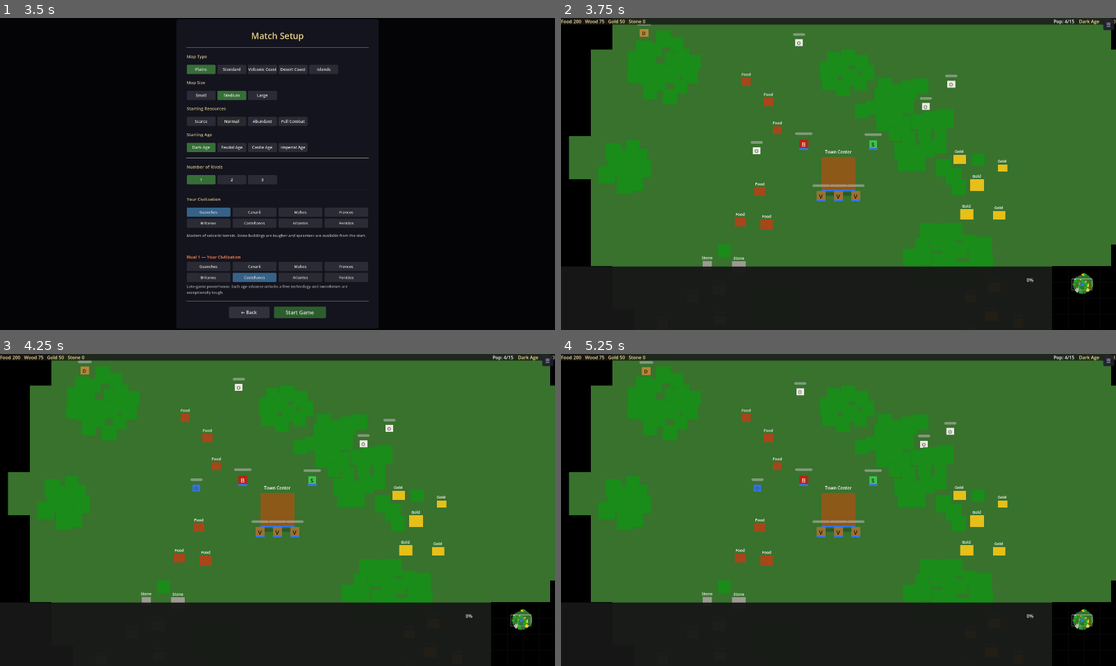
Above: before the commit, frames 1-4 (two rows, left to right).
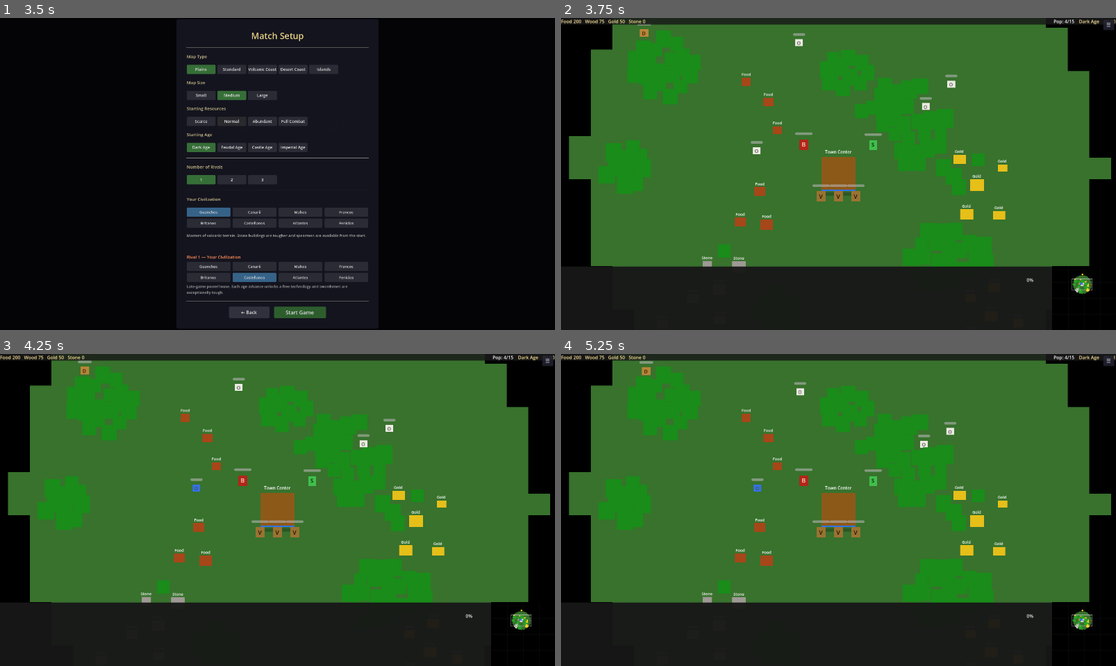
Above: after the commit, the same moments.

Repository: enrimr/rts-game-godot
Game: Godot game, scene res://scenes/game/main_menu.tscn
The game is run twice, just before and just after one commit, with the same random seed, the same clock (stepped at 60 frames per second) and the same inputs.
Inputs:
- Up to frame 1 (3.5 s): click "Play" at 0.5 s; click "Play" at 1.25 s; click "Normal" at 2 s; click "Normal" at 2.75 s
- Up to frame 2 (3.75 s): click "Start Game" at 3.5 s
- Up to frame 3 (4.25 s): no input
- Up to frame 4 (5.25 s): click "☰" at 4.25 s; click "Resume" at 5 s

Frame 1 is identical in both runs. In frame 2, 4.1% of the frame differs, in the area x 42-100%, y 2-88%; in frame 3, 4.1%; in frame 4, 4.1%.
Error after the commit: Parse Error: Could not resolve class "UnitBase". (res://scripts/units/villager.gd:1)

Commit message:
Add Move and Attack Move buttons for units and animals
- Move [M]: activates pending mode, next left-click issues a move order
- Attack Move [A]: activates pending mode, click moves units and they
  auto-attack any enemy spotted en route (attack_move_active flag in UnitBase)
- Both buttons appear on villager, military unit, and hero action bars
- Animals (sheep) get a Move-only button when owned; no attack button
- Pending action highlighted on the button, cancelled on right-click or
  selection change; confirmed with a fading ring indicator on the map
- Added ACTION_MOVE_TO and ACTION_ATTACK_MOVE translation keys

Co-Authored-By: Claude Sonnet 4.6 <noreply@anthropic.com>

Diff:
--- a/project/assets/translations/translations.csv
+++ b/project/assets/translations/translations.csv
@@ -30,6 +30,8 @@
 ACTION_FOOD,Food,Comida
 ACTION_BUILD,Build,Construir
 ACTION_STOP,Stop,Parar
+ACTION_MOVE_TO,Move,Mover
+ACTION_ATTACK_MOVE,Attack Move,Atacar-Mover
 ACTION_DESTROY,Destroy,Destruir
 ACTION_BACK,← Back,← Volver
 ACTION_HOUSE,House\n25W,Casa\n25M
--- a/project/scripts/game/game_world.gd
+++ b/project/scripts/game/game_world.gd
@@ -84,6 +84,9 @@
 var _ghost: Node2D = null
 var _ghost_rotation: float = 0.0
 
+# Pending action waiting for a map click ("move_to" or "attack_move")
+var _pending_action: String = ""
+
 # Drag-select rectangle overlay
 var _drag_overlay: Node2D = null
 
@@ -139,6 +142,8 @@
 
 	hud.action_requested.connect(_on_action_requested)
 	hud.follow_requested.connect(toggle_follow)
+	hud.pending_action_started.connect(func(id: String) -> void: _pending_action = id)
+	hud.pending_action_cancelled.connect(func() -> void: _pending_action = "")
 	EventBus.unit_spawned.connect(_on_unit_spawned)
 	EventBus.building_destroyed.connect(_on_building_destroyed_check_victory)
 	EventBus.minimap_move_order.connect(func(p: Vector2) -> void:
@@ -303,6 +308,18 @@
 		draw_rect(drag_rect, Color(0.3, 0.85, 0.3, 0.18), true)
 		draw_rect(drag_rect, Color(0.3, 0.85, 0.3, 0.75), false, 1.5)
 
+class _FlashMarker extends Node2D:
+	var flash_color: Color = Color.WHITE
+	var flash_t: float = 0.0:
+		set(v):
+			flash_t = v
+			queue_redraw()
+	func _draw() -> void:
+		var radius: float = 10.0 + flash_t * 10.0
+		var alpha: float = (1.0 - flash_t) * 0.85
+		draw_arc(Vector2.ZERO, radius, 0.0, TAU, 24,
+			Color(flash_color.r, flash_color.g, flash_color.b, alpha), 2.0)
+
 func _handle_follow() -> void:
 	if not _following or _selected_units.is_empty():
 		return
@@ -405,6 +422,15 @@
 				_confirm_placement(get_global_mouse_position())
 			elif mb.pressed and mb.button_index == MOUSE_BUTTON_RIGHT:
 				_cancel_placement()
+			return
+
+		if not _pending_action.is_empty():
+			if mb.pressed and mb.button_index == MOUSE_BUTTON_LEFT:
+				_execute_pending_action(get_global_mouse_position())
+				get_viewport().set_input_as_handled()
+			elif mb.pressed and mb.button_index == MOUSE_BUTTON_RIGHT:
+				hud.cancel_pending()
+				get_viewport().set_input_as_handled()
 			return
 
 		if mb.button_index == MOUSE_BUTTON_LEFT:
@@ -933,6 +959,55 @@
 			best_dist = d
 			best = b
 	return best
+
+func _execute_pending_action(world_pos: Vector2) -> void:
+	var action: String = _pending_action
+	hud.cancel_pending()   # clears _pending_action via signal
+	match action:
+		"move_to":
+			_order_move_all(world_pos)
+			_flash_point(world_pos, Color(0.4, 0.8, 1.0, 1.0))
+		"attack_move":
+			# If an enemy is directly at the click position, attack it
+			var enemy_unit: Node = _find_enemy_unit_at(world_pos)
+			var enemy_building: Node = _find_enemy_building_at(world_pos)
+			var target: Node = enemy_unit if enemy_unit != null else enemy_building
+			if target != null:
+				_order_attack_all(target)
+			else:
+				# Move to position; units will auto-attack any enemy they spot en route
+				_order_attack_move_all(world_pos)
+			_flash_point(world_pos, Color(1.0, 0.35, 0.15, 1.0))
+
+func _order_attack_move_all(world_pos: Vector2) -> void:
+	AudioManager.play("cmd_move")
+	var valid_units: Array[Node] = []
+	for u: Node in _selected_units:
+		if is_instance_valid(u) and u.has_method("order_move"):
+			valid_units.append(u)
+	var count: int = valid_units.size()
+	if count == 0:
+		return
+	var slots: Array[Vector2] = _formation_slots(world_pos, count)
+	for i: int in range(count):
+		if valid_units[i].has_method("order_attack_move"):
+			valid_units[i].order_attack_move(slots[i])
+		else:
+			valid_units[i].order_move(slots[i])
+
+## Briefly shows a coloured expanding ring at `world_pos` to confirm a click order.
+func _flash_point(world_pos: Vector2, color: Color) -> void:
+	var marker: _FlashMarker = _FlashMarker.new()
+	marker.flash_color = color
+	marker.z_index = 10
+	add_child(marker)
+	marker.global_position = world_pos
+	var tween: Tween = create_tween()
+	tween.tween_property(marker, "flash_t", 1.0, 0.45).from(0.0)
+	tween.tween_callback(func() -> void:
+		if is_instance_valid(marker):
+			marker.queue_free()
+	)
 
 func _order_move_all(world_pos: Vector2) -> void:
 	AudioManager.play("cmd_move")
--- a/project/scripts/ui/hud_manager.gd
+++ b/project/scripts/ui/hud_manager.gd
@@ -2,6 +2,9 @@
 
 signal action_requested(action_id: String)
 signal follow_requested()
+## Emitted for actions that require a follow-up map click (move_to, attack_move).
+signal pending_action_started(action_id: String)
+signal pending_action_cancelled()
 
 @export var local_player_id: int = 0
 
@@ -23,12 +26,14 @@
 const DESTROY_ACTION: Dictionary = {"id": "destroy", "label": "ACTION_DESTROY", "color": Color(0.55, 0.05, 0.05), "cost": {}, "key": KEY_DELETE}
 
 const VILLAGER_ACTIONS: Array = [
-	{"id": "gather_wood",  "label": "ACTION_WOOD",    "color": Color(0.20, 0.55, 0.15), "cost": {}, "key": KEY_C},
-	{"id": "gather_gold",  "label": "ACTION_GOLD",    "color": Color(0.75, 0.65, 0.10), "cost": {}, "key": KEY_G},
-	{"id": "gather_stone", "label": "ACTION_STONE",   "color": Color(0.55, 0.55, 0.55), "cost": {}, "key": KEY_T},
-	{"id": "gather_food",  "label": "ACTION_FOOD",    "color": Color(0.60, 0.20, 0.15), "cost": {}, "key": KEY_H},
-	{"id": "build_menu",   "label": "ACTION_BUILD",   "color": Color(0.20, 0.30, 0.60), "cost": {}, "key": KEY_B},
-	{"id": "stop",         "label": "ACTION_STOP",    "color": Color(0.50, 0.10, 0.10), "cost": {}, "key": KEY_X},
+	{"id": "gather_wood",  "label": "ACTION_WOOD",         "color": Color(0.20, 0.55, 0.15), "cost": {}, "key": KEY_C},
+	{"id": "gather_gold",  "label": "ACTION_GOLD",         "color": Color(0.75, 0.65, 0.10), "cost": {}, "key": KEY_G},
+	{"id": "gather_stone", "label": "ACTION_STONE",        "color": Color(0.55, 0.55, 0.55), "cost": {}, "key": KEY_T},
+	{"id": "gather_food",  "label": "ACTION_FOOD",         "color": Color(0.60, 0.20, 0.15), "cost": {}, "key": KEY_H},
+	{"id": "build_menu",   "label": "ACTION_BUILD",        "color": Color(0.20, 0.30, 0.60), "cost": {}, "key": KEY_B},
+	{"id": "move_to",      "label": "ACTION_MOVE_TO",      "color": Color(0.18, 0.38, 0.58), "cost": {}, "key": KEY_M},
+	{"id": "attack_move",  "label": "ACTION_ATTACK_MOVE",  "color": Color(0.60, 0.18, 0.10), "cost": {}, "key": KEY_A},
+	{"id": "stop",         "label": "ACTION_STOP",         "color": Color(0.50, 0.10, 0.10), "cost": {}, "key": KEY_X},
 	DESTROY_ACTION,
 ]
 
@@ -49,8 +54,14 @@
 ]
 
 const UNIT_ACTIONS: Array = [
-	{"id": "stop",    "label": "ACTION_STOP",    "color": Color(0.50, 0.10, 0.10), "cost": {}, "key": KEY_X},
+	{"id": "move_to",      "label": "ACTION_MOVE_TO",      "color": Color(0.18, 0.38, 0.58), "cost": {}, "key": KEY_M},
+	{"id": "attack_move",  "label": "ACTION_ATTACK_MOVE",  "color": Color(0.60, 0.18, 0.10), "cost": {}, "key": KEY_A},
+	{"id": "stop",         "label": "ACTION_STOP",         "color": Color(0.50, 0.10, 0.10), "cost": {}, "key": KEY_X},
 	DESTROY_ACTION,
+]
+
+const ANIMAL_ACTIONS: Array = [
+	{"id": "move_to", "label": "ACTION_MOVE_TO", "color": Color(0.18, 0.38, 0.58), "cost": {}, "key": KEY_M},
 ]
 
 const TRANSPORT_ACTIONS: Array = [
@@ -83,6 +94,7 @@
 var _active_actions: Array = []
 var _follow_btn: Button = null
 var _following: bool = false
+var _pending_action: String = ""  # action waiting for a map click
 var _age_advance_bar: ProgressBar = null
 var _hero_respawn_bar: ProgressBar = null
 var _hero_respawn_label: Label = null
@@ -208,6 +220,7 @@
 	_stone_display.set_amount(int(resources.get("stone", 0)))
 
 func update_selection(units: Array) -> void:
+	cancel_pending()
 	for child: Node in _unit_portraits_grid.get_children():
 		child.queue_free()
 	_clear_action_buttons()
@@ -261,7 +274,7 @@
 			var astate: Variant = first.get("current_state")
 			var owned: bool = astate != null and (astate as int) == Animal.AnimalState.OWNED
 			_unit_status_label.text = tr("UI_STATUS_YOURS") if owned else tr("UI_STATUS_WILD")
-			_populate_buttons([])
+			_populate_buttons(ANIMAL_ACTIONS if owned else [])
 		elif first is HeroUnit:
 			_populate_hero_buttons(first as HeroUnit)
 		elif first is TransportShip:
@@ -391,6 +404,11 @@
 		_in_build_menu = false
 		_populate_buttons(VILLAGER_ACTIONS)
 		return
+	# Actions that wait for a map click before executing
+	if action_id == "move_to" or action_id == "attack_move":
+		AudioManager.play("ui_click")
+		_set_pending_action(action_id)
+		return
 	if action_id.begins_with("train:"):
 		AudioManager.play("train_queue")
 	elif action_id == "advance_age":
@@ -400,6 +418,39 @@
 	else:
 		AudioManager.play("ui_click")
 	action_requested.emit(action_id)
+
+func _set_pending_action(action_id: String) -> void:
+	_pending_action = action_id
+	_highlight_pending_button(action_id)
+	pending_action_started.emit(action_id)
+
+func cancel_pending() -> void:
+	if _pending_action.is_empty():
+		return
+	_pending_action = ""
+	_highlight_pending_button("")
+	pending_action_cancelled.emit()
+
+func _highlight_pending_button(active_id: String) -> void:
+	for child: Node in _action_grid.get_children():
+		if not (child is ActionButton):
+			continue
+		var btn: ActionButton = child as ActionButton
+		var base_color: Color = btn.get_meta("base_color", Color(0.3, 0.3, 0.3)) as Color
+		var is_active: bool = btn.action_id == active_id and not active_id.is_empty()
+		var effective_color: Color = base_color.lightened(0.45) if is_active else base_color
+		if btn.disabled:
+			effective_color = Color(0.25, 0.25, 0.25)
+		var style: StyleBoxFlat = StyleBoxFlat.new()
+		style.bg_color = effective_color
+		style.corner_radius_top_left = 4
+		style.corner_radius_top_right = 4
+		style.corner_radius_bottom_left = 4
+		style.corner_radius_bottom_right = 4
+		btn.add_theme_stylebox_override("normal", style)
+		var hover_style: StyleBoxFlat = style.duplicate() as StyleBoxFlat
+		hover_style.bg_color = effective_color.lightened(0.25)
+		btn.add_theme_stylebox_override("hover", hover_style)
 
 func _on_game_started() -> void:
 	_elapsed_seconds = 0.0
--- a/project/scripts/units/archer.gd
+++ b/project/scripts/units/archer.gd
@@ -19,6 +19,7 @@
 		UnitState.ATTACKING: _handle_attacking(delta)
 
 func order_move(destination: Vector2) -> void:
+	_attack_move_active = false
 	attack_target = null
 	_destination_state = UnitState.IDLE
 	nav_agent.target_position = _safe_destination(destination)
--- a/project/scripts/units/militia.gd
+++ b/project/scripts/units/militia.gd
@@ -21,6 +21,7 @@
 			_handle_attacking(delta)
 
 func order_move(destination: Vector2) -> void:
+	_attack_move_active = false
 	attack_target = null
 	_destination_state = UnitState.IDLE
 	nav_agent.target_position = _safe_destination(destination)
--- a/project/scripts/units/pikeman.gd
+++ b/project/scripts/units/pikeman.gd
@@ -19,6 +19,7 @@
 		UnitState.ATTACKING: _handle_attacking(delta)
 
 func order_move(destination: Vector2) -> void:
+	_attack_move_active = false
 	attack_target = null
 	_destination_state = UnitState.IDLE
 	nav_agent.target_position = _safe_destination(destination)
--- a/project/scripts/units/scout.gd
+++ b/project/scripts/units/scout.gd
@@ -21,6 +21,7 @@
 			_handle_attacking(delta)
 
 func order_move(destination: Vector2) -> void:
+	_attack_move_active = false
 	attack_target = null
 	_destination_state = UnitState.IDLE
 	nav_agent.target_position = _safe_destination(destination)
--- a/project/scripts/units/unit_base.gd
+++ b/project/scripts/units/unit_base.gd
@@ -11,6 +11,9 @@
 var health: float = 0.0
 var is_selected: bool = false
 var civ_id: String = ""   # set at spawn time from MatchConfig for player units
+# True while unit is executing an attack-move order: auto-attacks enemies spotted
+# during movement rather than ignoring them.
+var _attack_move_active: bool = false
 
 var _stuck_timer: float = 0.0
 var _stuck_retries: int = 0
@@ -74,8 +77,10 @@
 	EventBus.unit_died.emit(self, player_id)
 	queue_free()
 
+## Called when any body enters the attack-range Area2D.
+## Triggers auto-attack only from IDLE, or from MOVING when attack-move is active.
 func _on_enemy_entered_range(body: Node) -> void:
-	if current_state != UnitState.IDLE:
+	if current_state != UnitState.IDLE and not (current_state == UnitState.MOVING and _attack_move_active):
 		return
 	var body_pid: Variant = body.get("player_id")
 	if body_pid == null or (body_pid as int) == player_id:
@@ -85,9 +90,16 @@
 		return
 	_on_auto_attack_target(body)
 
+## Move to destination, auto-attacking any enemy spotted along the way.
+## Subclasses' order_move clears _attack_move_active; we re-set it right after.
+func order_attack_move(destination: Vector2) -> void:
+	if has_method("order_move"):
+		order_move(destination)
+	_attack_move_active = true
+
 # Override in subclasses to trigger attack logic.
 func _on_auto_attack_target(_target: Node) -> void:
-	pass
+	_attack_move_active = false
 
 # Reads armor_melee from a target node, handling both unit (via unit_data) and
 # building (via building_data or direct property) targets.
--- a/project/scripts/units/villager.gd
+++ b/project/scripts/units/villager.gd
@@ -94,6 +94,7 @@
 	_start_move_to(dest)
 
 func order_move(destination: Vector2) -> void:
+	_attack_move_active = false
 	_unregister_from_build_target()
 	gather_target = null
 	build_target = null
--- a/project/scripts/units/war_galley.gd
+++ b/project/scripts/units/war_galley.gd
@@ -27,6 +27,7 @@
 			_handle_attacking(delta)
 
 func order_move(destination: Vector2) -> void:
+	_attack_move_active = false
 	attack_target = null
 	_destination_state = UnitState.IDLE
 	nav_agent.target_position = _safe_destination(destination)
